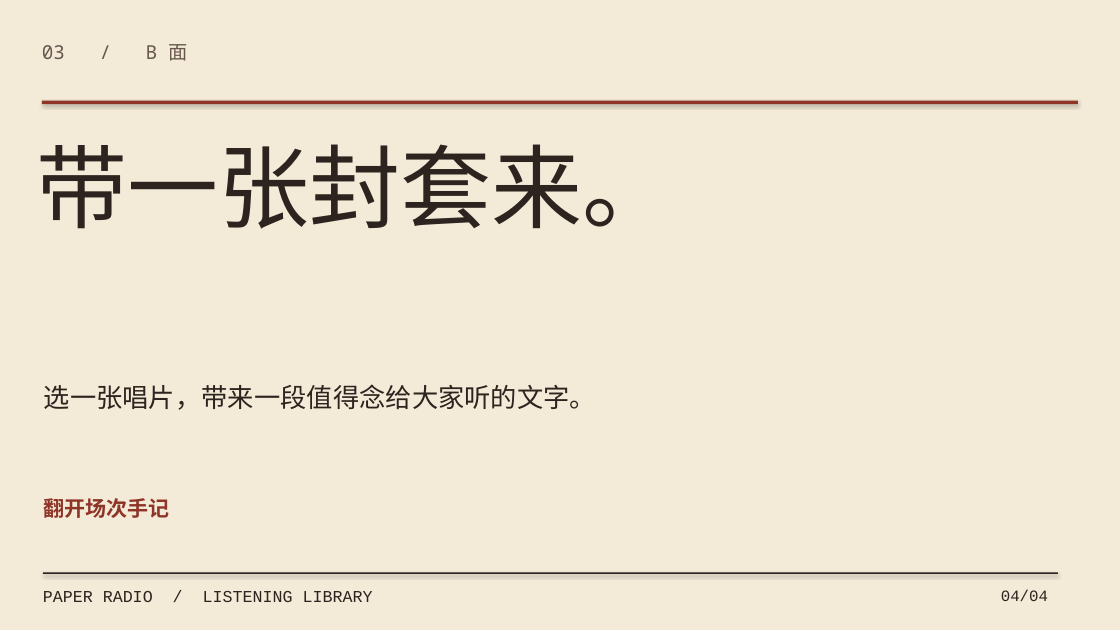
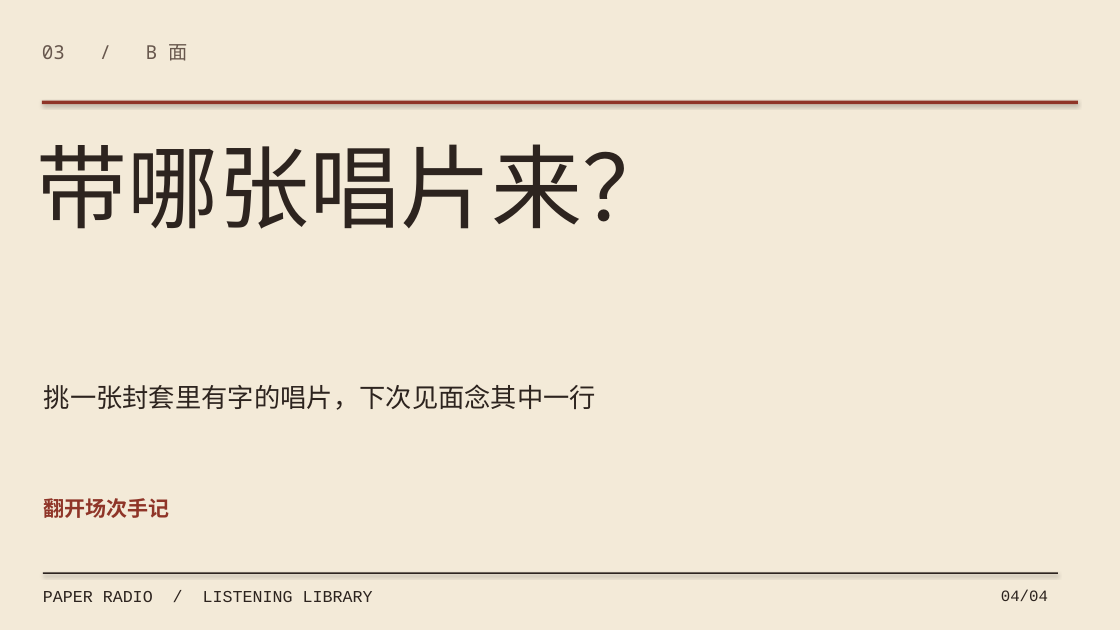
Before and after one commit to joeymilano/joey-design, a slide deck: slide 4 of docs/paper-radio-deck-zh.pptx. Drawn at 1120x630 pixels with LibreOffice and Linux fonts; fonts in the diff are those of the drawing. Boxes give left, top, right and bottom in pixels: in the first picture for what was removed or moved away, otherwise in the second. Text is boxed around its words. In the diff, an @@ line names an element or a change of style, - is before the commit and + after.

```diff
--- a/docs/paper-radio-deck-zh.pptx
+++ b/docs/paper-radio-deck-zh.pptx
@@ text at [37, 144, 674, 229]: text changed @@
-带一张封套来。
+带哪张唱片来？
@@ text at [44, 384, 596, 410]: text changed @@
-选一张唱片，带来一段值得念给大家听的文字。
+挑一张封套里有字的唱片，下次见面念其中一行
```
Also in this commit, not shown: 3 other slides changed, 22 other files.
